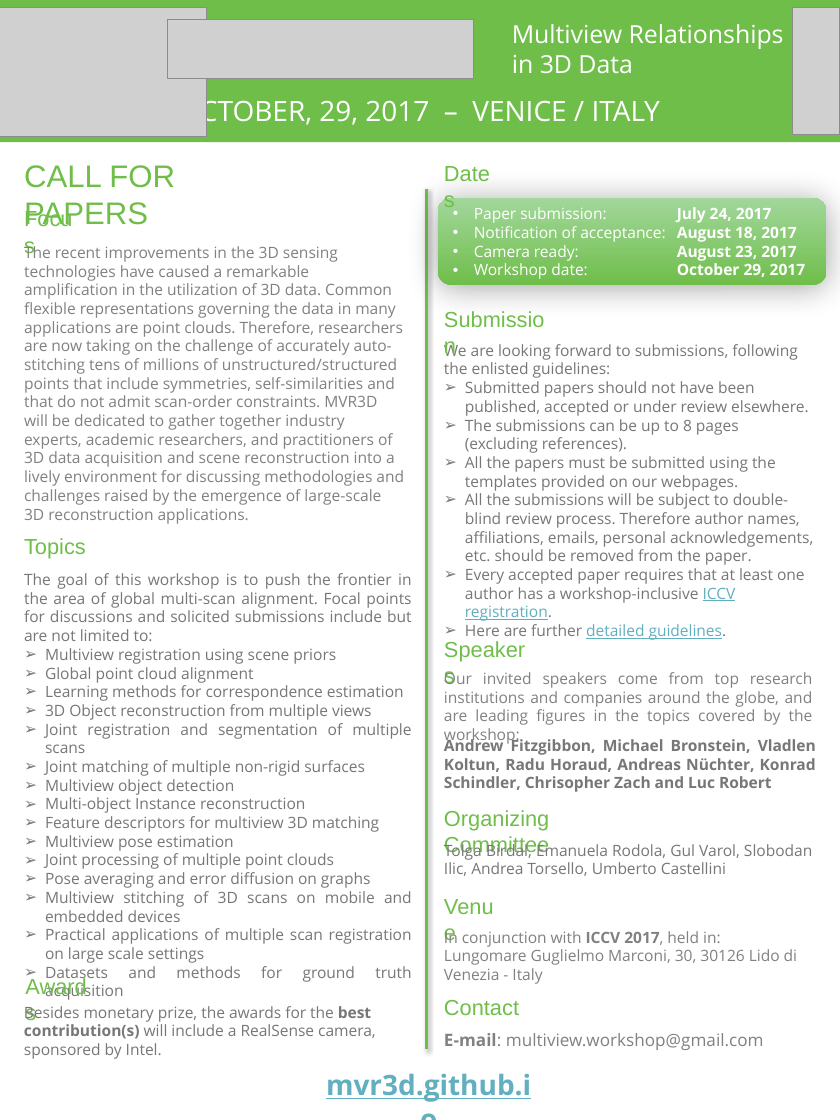
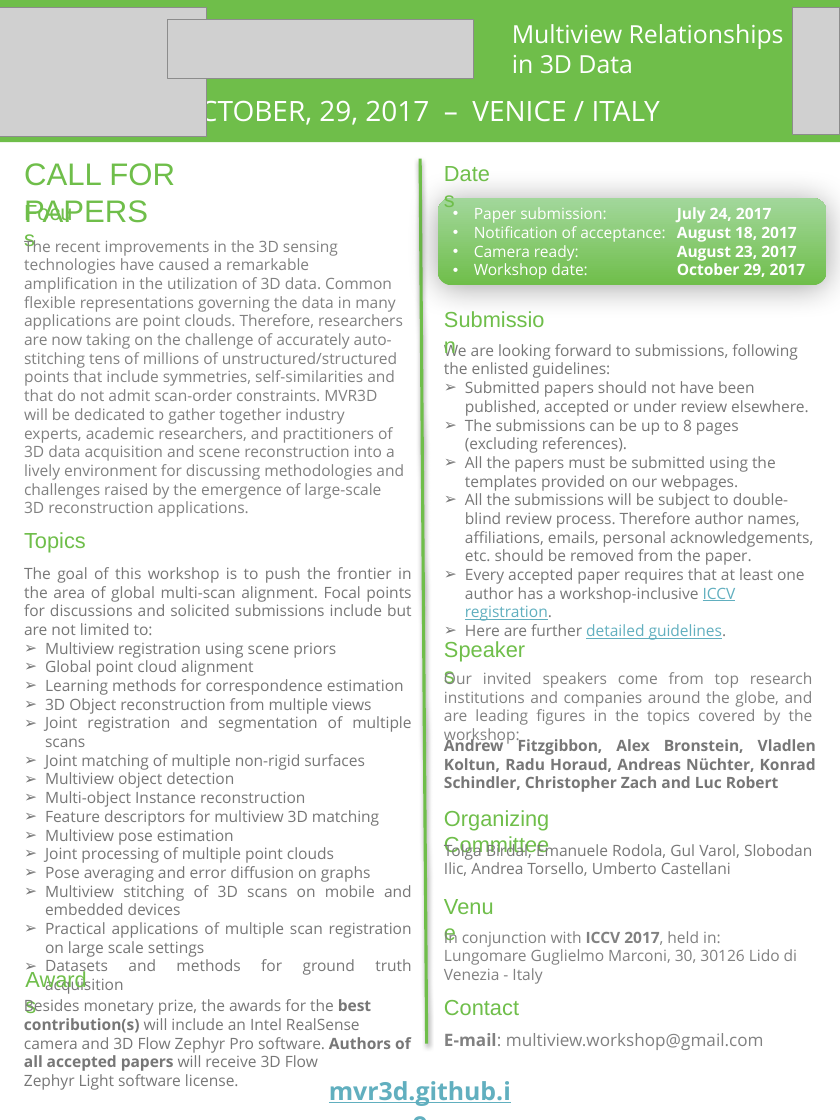
Before and after one commit to DASPARAG23/mvr3d.github.io, a slide deck: slide 1 of downloads/mvr3d-call-for-papers.pptx. Drawn at 840x1120 pixels with LibreOffice and Linux fonts; fonts in the diff are those of the drawing; grey boxes stand for pictures. Boxes give left, top, right and bottom in pixels: in the first picture for what was removed or moved away, otherwise in the second. Text is boxed around its words. In the diff, an @@ line names an element or a change of style, - is before the commit and + after.

```diff
--- a/downloads/mvr3d-call-for-papers.pptx
+++ b/downloads/mvr3d-call-for-papers.pptx
@@ line moved from (427, 189) - (427, 1048) to (420, 159) - (427, 1044) @@
@@ 5 texts: place and size @@
-5 texts at [13,199,412,1018]
+5 texts at [13,194,412,1011]
@@ text at [444,737,816,792]: text changed @@
-Andrew Fitzgibbon, Michael Bronstein, Vladlen
-Koltun, Radu Horaud, Andreas Nüchter, Konrad
-Schindler, Chrisopher Zach and Luc Robert
+Andrew Fitzgibbon, Alex Bronstein, Vladlen
+Koltun, Radu Horaud, Andreas Nüchter, Konrad
+Schindler, Christopher Zach and Luc Robert
@@ text at [444,841,812,876]: text changed @@
-Tolga Birdal, Emanuela Rodola, Gul Varol, Slobodan Ilic, Andrea Torsello, Umberto Castellini
+Tolga Birdal, Emanuele Rodola, Gul Varol, Slobodan Ilic, Andrea Torsello, Umberto Castellani
@@ text at [24,999,411,1090]: text changed @@
-Besides monetary prize, the awards for the best contribution(s) will include a RealSense camera, sponsored by Intel.
+Besides monetary prize, the awards for the best contribution(s) will include an Intel RealSense camera and 3D Flow Zephyr Pro software. Authors of all accepted papers will receive 3D Flow
+Zephyr Light software license.
@@ text "mvr3d.github.io": place and size @@
-text "mvr3d.github.io" at [326,1073,531,1102]
+text "mvr3d.github.io" at [329,1081,511,1106]
@@ text "mvr3d.github.io" at [329,1081,511,1106]: size 18 to 16 pt @@
```
Also in this commit, not shown: 4 other files.
